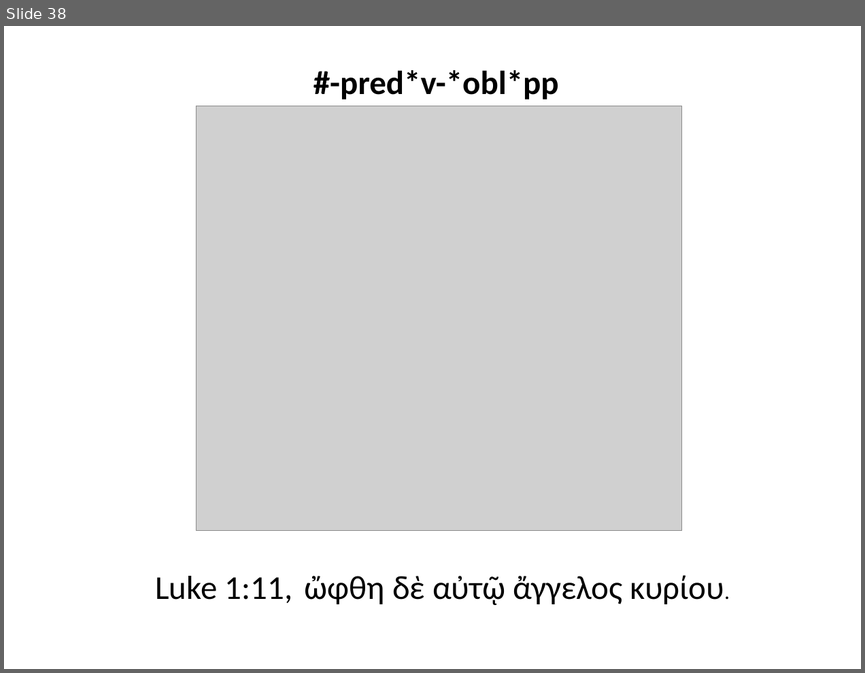
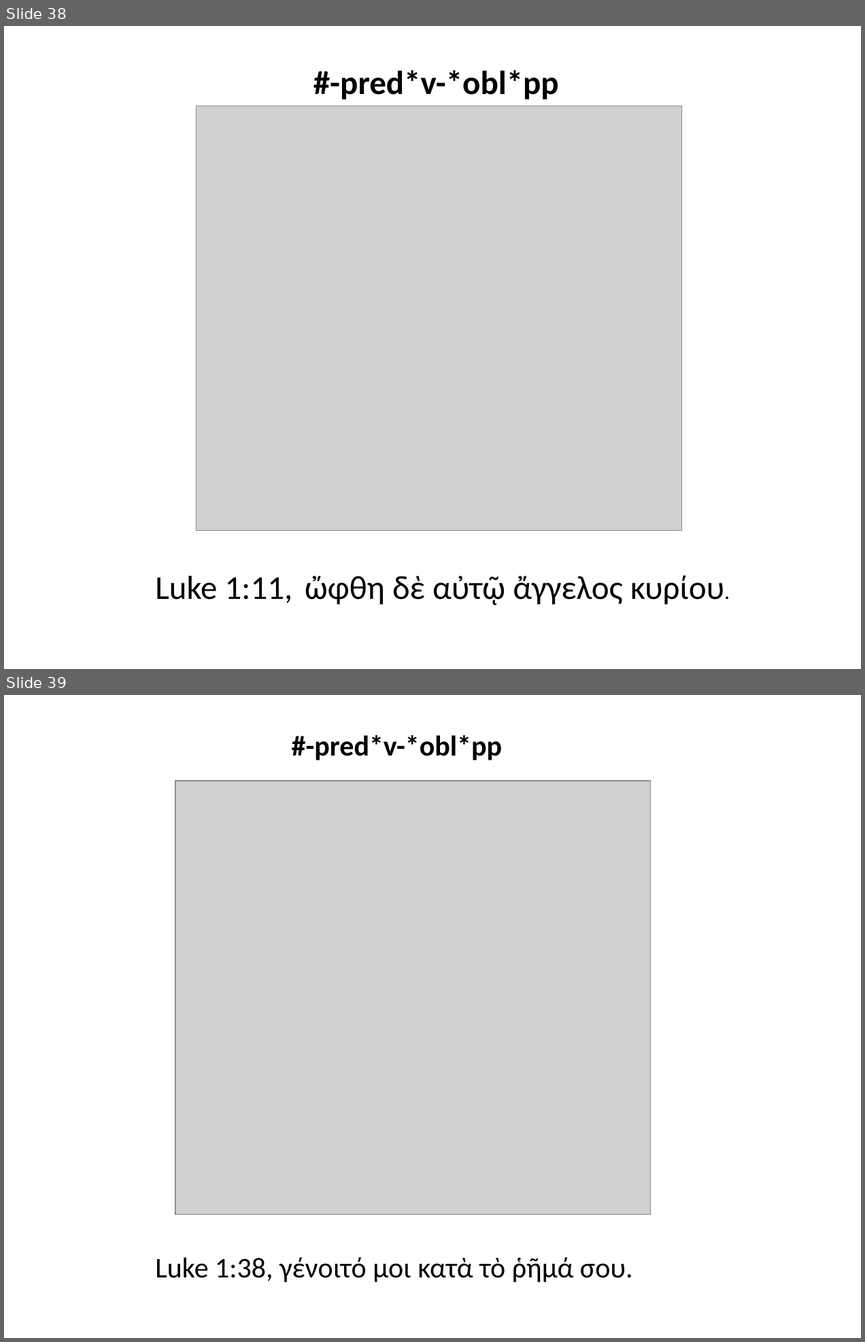
Before and after one commit to rgorman/author_attribution, a slide deck: SBL_talk/sbl_presentation.pptx. Shown one above the other, each under a label of ours: slide 38 before the commit, slides 38 and 39 after it. The pictures are 865x673 and 865x1342 pixels, drawn with LibreOffice and Linux fonts; fonts in the diff are those of the drawing; grey boxes stand for pictures. Boxes give left, top, right and bottom in pixels: in the first picture for what was removed or moved away, otherwise in the second. Text is boxed around its words. In the diff, an @@ line names an element or a change of style, - is before the commit and + after.

```diff
--- a/SBL_talk/sbl_presentation.pptx
+++ b/SBL_talk/sbl_presentation.pptx
@@ slide 39 added at box(4, 695, 861, 1338), background #FFFFFF @@
@@ text added at box(292, 735, 502, 760), 24 pt, text #000000, bold @@
+#-pred*v-*obl*pp
@@ picture added at box(175, 781, 650, 1215) @@
@@ text added at box(155, 1257, 633, 1282), 24 pt, text #000000 @@
+Luke 1:38, γένοιτό μοι κατὰ τὸ ῥῆμά σου.
```
Also in this commit, not shown: 4 other slides added, 1 other file.
